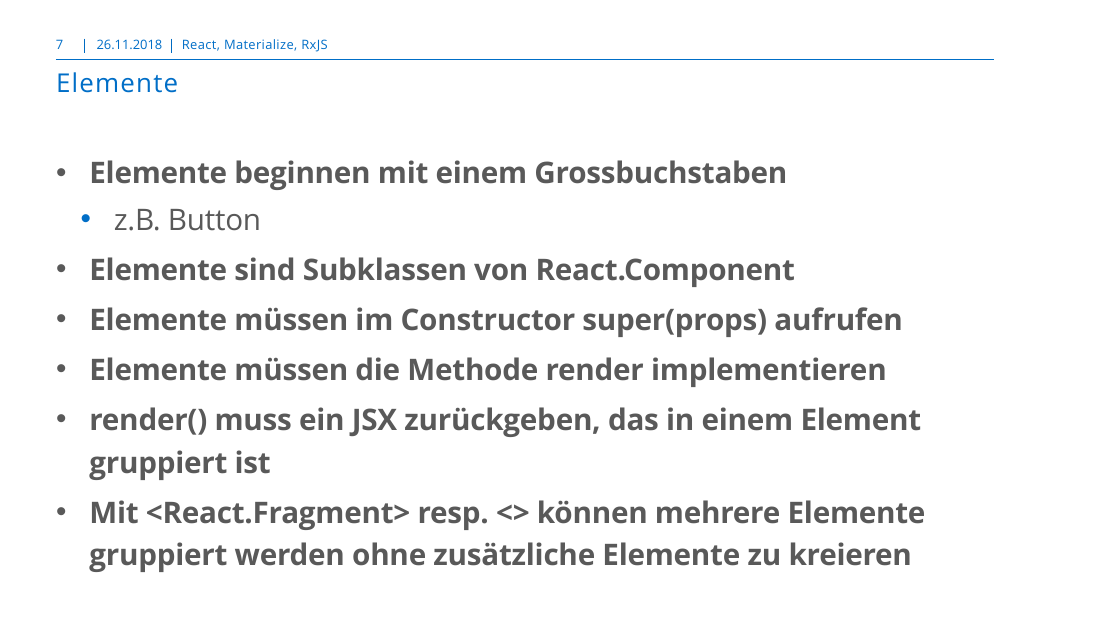
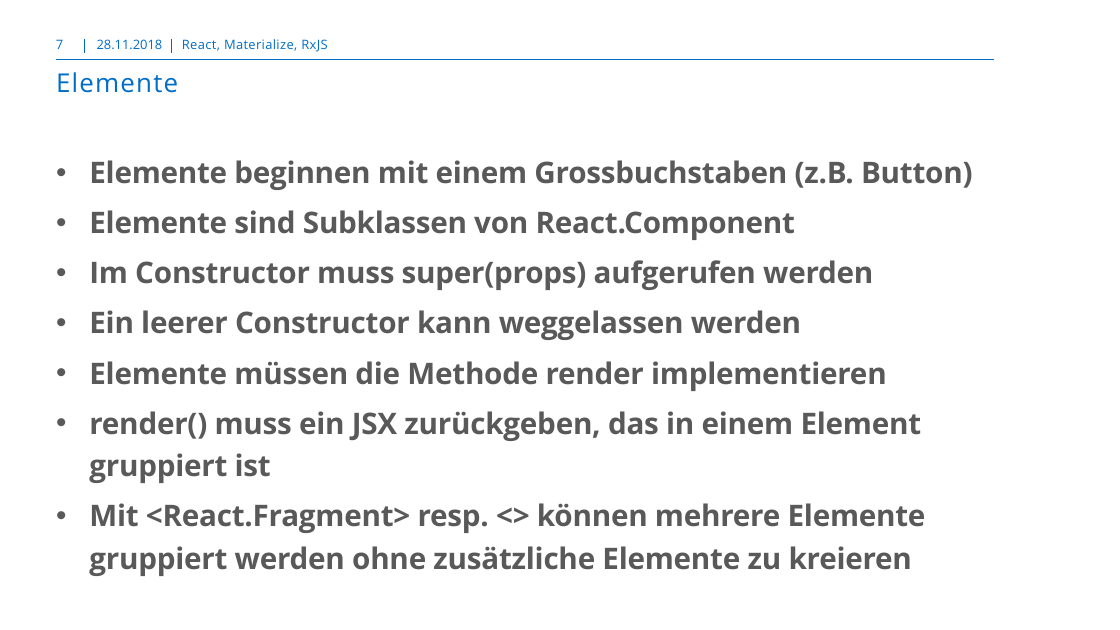
Before and after one commit to markusborer/ReactKursBern, a slide deck: slide 7 of React.pptx. Drawn at 1120x630 pixels with LibreOffice and Linux fonts; fonts in the diff are those of the drawing; background and template pictures are left out. Boxes give left, top, right and bottom in pixels: in the first picture for what was removed or moved away, otherwise in the second. Text is boxed around its words. In the diff, an @@ line names an element or a change of style, - is before the commit and + after.

```diff
--- a/React.pptx
+++ b/React.pptx
@@ text at (97,39,163,49): text changed @@
-26.11.2018
+28.11.2018
@@ text at (89,160,973,190): text changed @@
-• Elemente beginnen mit einem Grossbuchstaben
-    • z.B. Button
+• Elemente beginnen mit einem Grossbuchstaben (z.B. Button)
@@ text at (89,260,873,340): text changed @@
-• Elemente müssen im Constructor super(props) aufrufen
+• Im Constructor muss super(props) aufgerufen werden
+• Ein leerer Constructor kann weggelassen werden
```
Also in this commit, not shown: 43 other slides changed.
